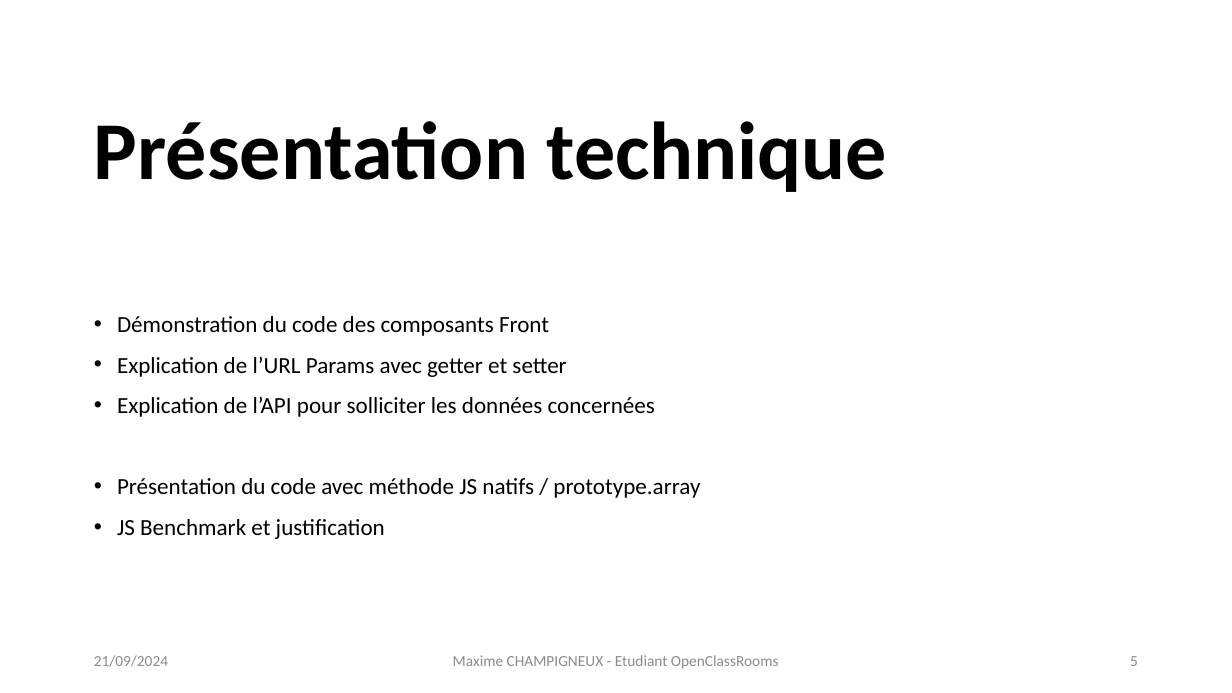
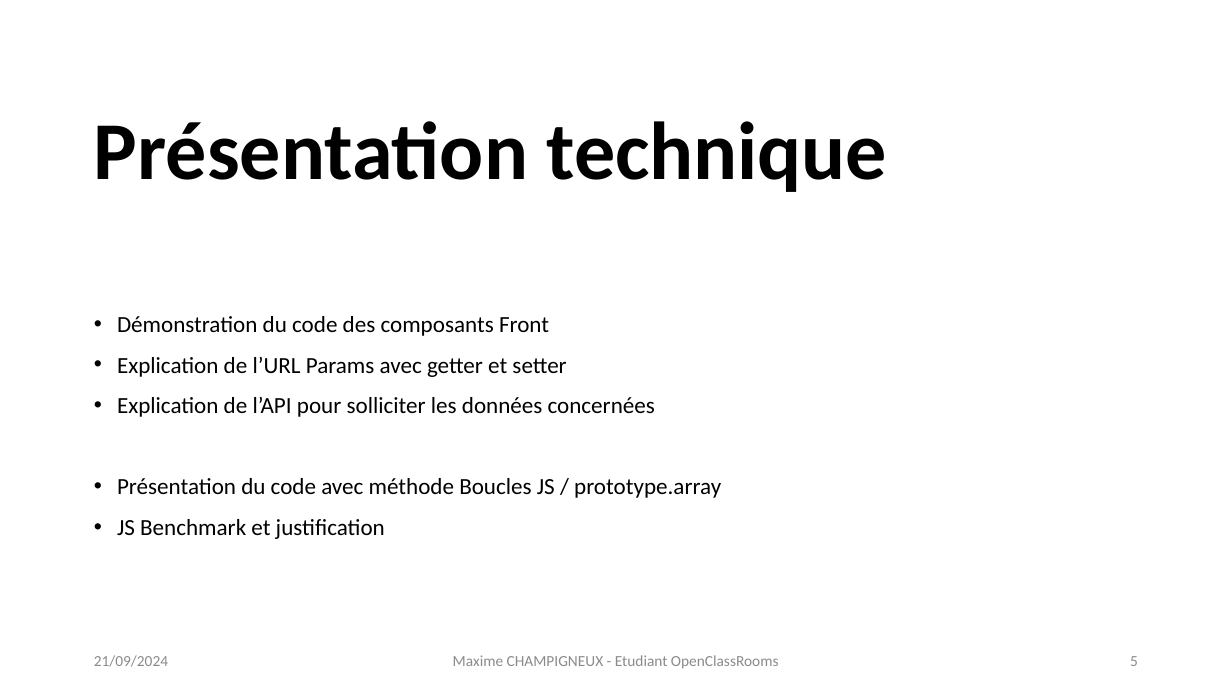
Before and after one commit to MaximeC31/LesPetitsPlats-javascript, a slide deck: slide 5 of assets/docs/presentation-petits-plats.pptx. Drawn at 1232x693 pixels with LibreOffice and Linux fonts; fonts in the diff are those of the drawing. Boxes give left, top, right and bottom in pixels: in the first picture for what was removed or moved away, otherwise in the second. Text is boxed around its words. In the diff, an @@ line names an element or a change of style, - is before the commit and + after.

```diff
--- a/assets/docs/presentation-petits-plats.pptx
+++ b/assets/docs/presentation-petits-plats.pptx
@@ text at (117, 478, 721, 498): text changed @@
-• Présentation du code avec méthode JS natifs / prototype.array
+• Présentation du code avec méthode Boucles JS / prototype.array
```
Also in this commit, not shown: 2 other slides changed, 4 other files.
